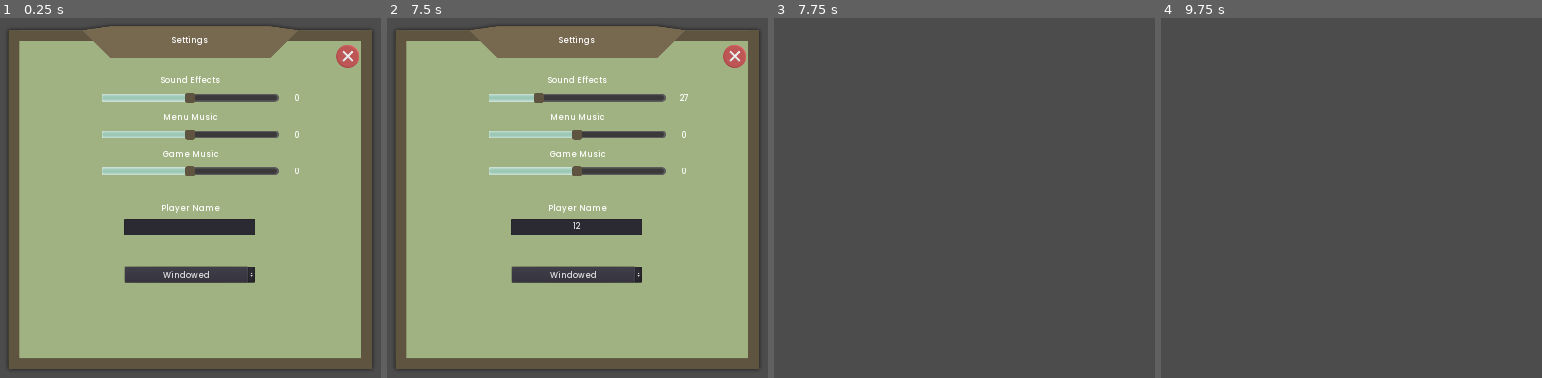
Above: before the commit, frames 1-4 (left to right).
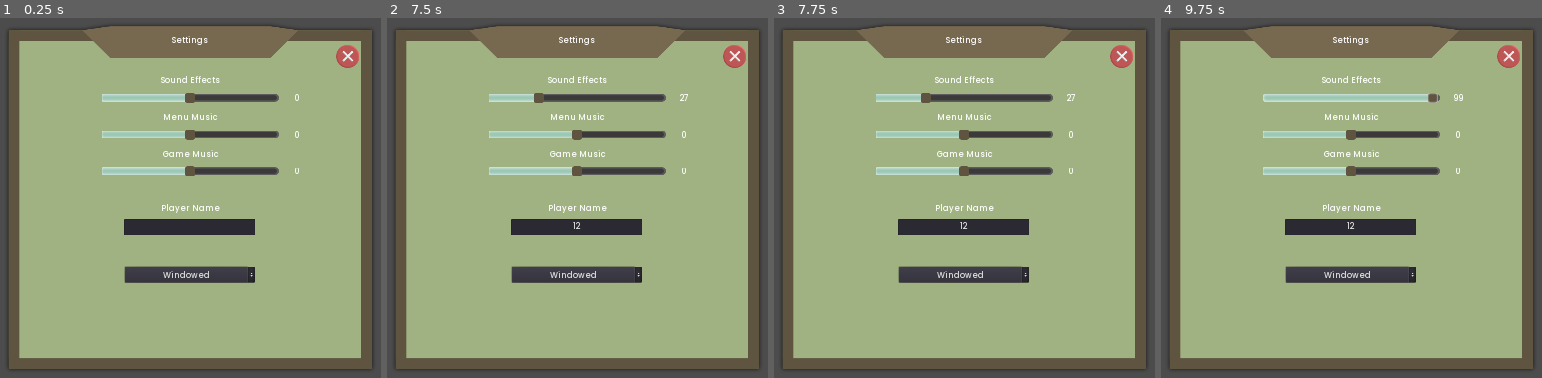
Above: after the commit, the same moments.

Repository: Spootikai/family_splatters
Game: Godot game, scene res://scenes/Settings.tscn
Same seed, same stepped clock (60 frames per second), same inputs: the game is played once before the commit and once after it. This scene is started directly instead of the project's main scene.
Inputs (mouse positions are in pixels of both pictures, inside the frame that each line leads up to):
- Up to frame 1 (0.25 s): no input
- Up to frame 2 (7.5 s): click (577, 226) at 0.52 s; type "12" at 0.6 s; click "Windowed" at 1.25 s; tap Enter (ui_accept) at 2, 2.27, 2.75, 3.02, 3.5, 4.25, 4.52, 5, 5.27, 5.75, 6.02 s; move the mouse to (756, 176) at 2.02 s; press the mouse at (756, 176) at 2.03 s; hold Up (ui_up) 2.03-2.78 s; move the mouse to (417, 219) at 2.77 s; release the mouse at (417, 219) at 2.78 s; right-click (417, 219) at 2.85 s; move the mouse to (657, 100) at 3.52 s; press the mouse at (657, 100) at 3.53 s; hold Up (ui_up) 3.53-5.03 s; move the mouse to (539, 288) at 4.27 s; release the mouse at (539, 288) at 4.28 s; right-click (539, 288) at 4.35 s; move the mouse to (outside the picture) at 5.02 s; press the mouse at (outside the picture) at 5.03 s; tap Escape (escape) at 5.65 s; move the mouse to (outside the picture) at 5.77 s; release the mouse at (outside the picture) at 5.78 s; right-click (outside the picture) at 5.85 s; move the mouse to (619, 198) at 6.52 s; press the mouse at (619, 198) at 6.53 s; move the mouse to (459, 86) at 7.27 s; release the mouse at (459, 86) at 7.28 s; hold Up (ui_up) from 7.28 s (still down); right-click (459, 86) at 7.35 s
- Up to frame 3 (7.75 s): keep holding Up (ui_up); tap Enter (ui_accept) at 7.52 s
- Up to frame 4 (9.75 s): move the mouse to (1530, 176) at 8.02 s; press the mouse at (1530, 176) at 8.03 s; tap Enter (ui_accept) at 8.27, 9.02 s; move the mouse to (1191, 219) at 8.77 s; release the mouse at (1191, 219) at 8.78 s; right-click (1191, 219) at 8.85 s; move the mouse to (1431, 100) at 9.52 s; release Up (ui_up) at 9.53 s; press the mouse at (1431, 100) at 9.53 s

Frames 1-2 are identical in both runs. In frame 3, 78% of the frame differs, in the area x 2-95%, y 2-98%; in frame 4, 79%.
Error after the commit: Invalid get index 'selected' (on base: 'null instance'). (res://scenes/Settings.gd:17)

Commit message:
Add files via upload

Diff:
--- a/scenes/Lobby.gd
+++ b/scenes/Lobby.gd
@@ -1,41 +1,44 @@
 extends Control
 
-onready var colorpicker_instance = preload("res://scenes/ColorPicker.tscn")
 
 
+onready var colorpicker_instance = preload("res://scenes/ColorPicker.tscn")
 func _ready():
+	Server.connect("server_update", self, "_on_server_update")
+	Server.finishLoading()
+
+	# Create an instance of the color picker menu as soon as the lobby is loaded
 	var new_colorpicker = colorpicker_instance.instance()
 	$CenterContainer.add_child(new_colorpicker)
 
 func _process(delta):
-	# Every tick the button will be enabled if the player is host, and disabled otherwise
+	# Recreate the colorpicker if it has been closed
+	if get_node_or_null("CenterContainer/ColorPicker") == null:
+		if Input.is_action_just_pressed("color_picker"):
+			var new_colorpicker = colorpicker_instance.instance()
+			$CenterContainer.add_child(new_colorpicker)
+	else:
+		if Input.is_action_just_pressed("color_picker"):
+			$CenterContainer.get_node("ColorPicker").queue_free()
+
+onready var lobby_icon_instance = preload("res://scenes/LobbyIcon.tscn")
+func _on_server_update():
+	# Every update the button will be enabled if the player is host, and disabled otherwise
 	$CenterContainer/Button.disabled = !PlayerSettings.is_host
 
-	# Recreate the colorpicker
-	if get_node_or_null("CenterContainer/ColorPicker") == null:
-		if Input.is_action_just_pressed("escape"):
-			var new_colorpicker = colorpicker_instance.instance()
-			$CenterContainer.add_child(new_colorpicker)
+	for icon in $IconHolder.get_children():
+		icon.queue_free()
+
+	for icon_number in Server.players.size():
+		var new_lobby_icon = lobby_icon_instance.instance()
+		$IconHolder.add_child(new_lobby_icon)
+
+		for player_id in Server.players:
+			var player = Server.players[player_id]
+			print(player)
+			if player.order == icon_number:
+				new_lobby_icon.get_node("Sprite").modulate = player.color
+				new_lobby_icon.get_node("Label").text = player.title
 
 func _on_Button_pressed():
-	Server.startGameRequest()
-
-var lobby_icon_instance = preload("res://scenes/LobbyIcon.tscn")
-func updateLobbyIcons():
-	if $IconHolder.get_child_count() == Server.players.keys().size():
-		for i in Server.players.keys().size():
-			var child = $IconHolder.get_child(i)
-			var key = Server.players.keys()[i]
-
-			child.get_node("Sprite").modulate = Server.players[key][0]
-			child.get_node("Label").text = Server.players[key][1]
-	else:
-		if $IconHolder.get_child_count() < Server.players.keys().size():
-			var new_lobby_icon = lobby_icon_instance.instance()
-			$IconHolder.add_child(new_lobby_icon)
-		if $IconHolder.get_child_count() > Server.players.keys().size():
-			for child in $IconHolder.get_children():
-				if Server.players.keys().find(child.player_id):
-					pass
-				else:
-					child.queue_free()
+	Server.requestStartGame()
--- a/scenes/Lobby.tscn
+++ b/scenes/Lobby.tscn
@@ -1,18 +1,30 @@
-
-[gd_scene load_steps=3 format=2]
+[gd_scene load_steps=7 format=2]
 
 [ext_resource path="res://scenes/Lobby.gd" type="Script" id=1]
 [ext_resource path="res://themes/main_menu.tres" type="Theme" id=2]
+[ext_resource path="res://assets/UI Art/Menu_Background.png" type="Texture" id=3]
+[ext_resource path="res://fonts/BRLNSDB.TTF" type="DynamicFontData" id=4]
+
+[sub_resource type="DynamicFont" id=1]
+size = 256
+font_data = ExtResource( 4 )
+
+[sub_resource type="Theme" id=2]
+default_font = SubResource( 1 )
 
 [node name="Lobby" type="Control"]
 anchor_right = 1.0
 anchor_bottom = 1.0
+margin_top = 2.0
+margin_bottom = 2.0
 theme = ExtResource( 2 )
 script = ExtResource( 1 )
 
 [node name="IconHolder" type="HBoxContainer" parent="."]
-margin_right = 1920.0
-margin_bottom = 236.0
+margin_left = 280.0
+margin_right = 5336.0
+margin_bottom = 540.0
+rect_scale = Vector2( 0.25, 0.25 )
 size_flags_horizontal = 0
 
 [node name="CenterContainer" type="CenterContainer" parent="."]
@@ -27,4 +39,18 @@
 disabled = true
 text = "Start The Game!!!"
 
+[node name="StartLabel" type="Label" parent="CenterContainer"]
+visible = false
+margin_left = 130.0
+margin_top = 395.0
+margin_right = 1789.0
+margin_bottom = 685.0
+theme = SubResource( 2 )
+text = "Game Starting"
+
+[node name="MenuBackground" type="Sprite" parent="."]
+position = Vector2( 960, 537 )
+z_index = -1
+texture = ExtResource( 3 )
+
 [connection signal="pressed" from="CenterContainer/Button" to="." method="_on_Button_pressed"]
--- a/scenes/MainMenu.gd
+++ b/scenes/MainMenu.gd
@@ -2,11 +2,23 @@
 extends Control
 
 func _on_Button_pressed():
+	if $VBoxContainer/Adress.text == "Server":
+		$VBoxContainer/Adress.text = "35.160.170.69"
 	Server.connect_to_server($VBoxContainer/Adress.text)
+	_update()
 
-func _ready():
-	_on_Username_text_changed()
+func _update():
+	PlayerSettings.title = $VBoxContainer/Username.text
 
 # Update player settings
 func _on_Username_text_changed():
-	PlayerSettings.title = $VBoxContainer/Username.text
+	_update()
+
+
+func _on_TextureButton_toggled(button_pressed):
+	pass
+
+func _on_TextureButton_pressed():
+	var settings_menu_instance = preload("res://scenes/Settings.tscn")
+	var new_menu = settings_menu_instance.instance()
+	self.add_child(new_menu)
--- a/scenes/MainMenu.tscn
+++ b/scenes/MainMenu.tscn
@@ -1,7 +1,12 @@
-[gd_scene load_steps=3 format=2]
+[gd_scene load_steps=8 format=2]
 
 [ext_resource path="res://themes/main_menu.tres" type="Theme" id=1]
 [ext_resource path="res://scenes/MainMenu.gd" type="Script" id=2]
+[ext_resource path="res://assets/UI Art/Menu_Background.png" type="Texture" id=3]
+[ext_resource path="res://assets/UI Art/logotype_x2.1.png" type="Texture" id=4]
+[ext_resource path="res://assets/UI Art/settings_button.png" type="Texture" id=5]
+[ext_resource path="res://assets/UI Art/settings_button_pressed.png" type="Texture" id=6]
+[ext_resource path="res://assets/UI Art/settings_button_hover.png" type="Texture" id=7]
 
 [node name="MainMenu" type="Control"]
 anchor_right = 1.0
@@ -10,14 +15,13 @@
 script = ExtResource( 2 )
 
 [node name="VBoxContainer" type="VBoxContainer" parent="."]
-anchor_left = 0.5
-anchor_top = 0.5
-anchor_right = 0.5
-anchor_bottom = 0.5
-margin_left = -400.0
-margin_top = -170.0
-margin_right = 400.0
-margin_bottom = 170.0
+anchor_top = 1.0
+anchor_bottom = 1.0
+margin_left = 50.0
+margin_top = -280.0
+margin_right = 850.0
+margin_bottom = 60.0
+rect_scale = Vector2( 0.5, 0.5 )
 
 [node name="Button" type="Button" parent="VBoxContainer"]
 margin_right = 800.0
@@ -31,15 +35,36 @@
 margin_right = 800.0
 margin_bottom = 226.0
 rect_min_size = Vector2( 0, 110 )
-text = "Spooticus"
 
 [node name="Adress" type="TextEdit" parent="VBoxContainer"]
 margin_top = 230.0
 margin_right = 800.0
 margin_bottom = 340.0
 rect_min_size = Vector2( 0, 110 )
+text = "127.0.0.1"
 
-text = "35.160.170.69"
+[node name="MenuBackground" type="Sprite" parent="."]
+position = Vector2( 959, 539 )
+z_index = -1
+z_as_relative = false
+texture = ExtResource( 3 )
+
+[node name="LogotypeX21" type="Sprite" parent="."]
+position = Vector2( 992, 536 )
+scale = Vector2( 0.932836, 0.932836 )
+texture = ExtResource( 4 )
+
+[node name="TextureButton" type="TextureButton" parent="."]
+margin_left = 50.0
+margin_top = 50.0
+margin_right = 234.0
+margin_bottom = 226.0
+rect_scale = Vector2( 0.5, 0.5 )
+texture_normal = ExtResource( 5 )
+texture_pressed = ExtResource( 6 )
+texture_hover = ExtResource( 7 )
 
 [connection signal="pressed" from="VBoxContainer/Button" to="." method="_on_Button_pressed"]
 [connection signal="text_changed" from="VBoxContainer/Username" to="." method="_on_Username_text_changed"]
+[connection signal="pressed" from="TextureButton" to="." method="_on_TextureButton_pressed"]
+[connection signal="toggled" from="TextureButton" to="." method="_on_TextureButton_toggled"]
--- a/scenes/Settings.gd
+++ b/scenes/Settings.gd
@@ -6,8 +6,8 @@
 # Called when the node enters the scene tree for the first time.
 func _ready():
 	if(screenSizes < 2):
-		get_node("Panel/OptionButton").add_item("Windowed")
-		get_node("Panel/OptionButton").add_item("Fullscreen")
+		get_node("Panel/Window_Mode").add_item("Windowed")
+		get_node("Panel/Window_Mode").add_item("Fullscreen")
 		screenSizes+=2
 
 func _on_TextureButton_pressed():
@@ -22,12 +22,12 @@
 	$Panel/Volume_Level.text = str(value)
 
 
-func _on_MenuMusic_value_changed(value):
-	$Panel/Menu_Level.text = str(value)
+func _on_MenuMusic_value_changed(value1):
+	$Panel/Menu_Level.text = str(value1)
 
 
-func _on_GameMusic_value_changed(value):
-	$Panel/Game_Level.text = str(value)
+func _on_GameMusic_value_changed(value2):
+	$Panel/Game_Level.text = str(value2)
 
 # Get name from the name textbox
 func _on_LineEdit_text_changed(new_text):
@@ -36,7 +36,7 @@
 
 
 
-func _on_OptionButton_item_selected(index):
+func _on_Window_Mode_item_selected(index):
 	if(index == 0):
 		print("Windowed Mode")
 	if(index == 1):
--- a/scenes/Settings.tscn
+++ b/scenes/Settings.tscn
@@ -15,6 +15,8 @@
 texture = ExtResource( 4 )
 region_rect = Rect2( 0, 0, 930, 890 )
 
+[sub_resource type="Theme" id=5]
+
 [sub_resource type="StyleBoxTexture" id=2]
 texture = ExtResource( 9 )
 region_rect = Rect2( 0, 0, 411, 19 )
@@ -26,8 +28,6 @@
 [sub_resource type="StyleBoxTexture" id=3]
 texture = ExtResource( 10 )
 region_rect = Rect2( 0, 0, 401, 12 )
-
-[sub_resource type="Theme" id=5]
 
 [node name="Control" type="Control"]
 anchor_right = 1.0
@@ -46,6 +46,17 @@
 rect_pivot_offset = Vector2( 509, 246 )
 theme = ExtResource( 1 )
 custom_styles/panel = SubResource( 1 )
+
+[node name="SettingsLabel" type="Label" parent="Panel"]
+anchor_left = 0.5
+anchor_right = 0.5
+margin_left = -88.5
+margin_top = 33.0
+margin_right = 88.5
+margin_bottom = 61.0
+theme = SubResource( 5 )
+text = "Settings"
+align = 1
 
 [node name="ExitButton" type="TextureButton" parent="Panel"]
 anchor_right = 0.083
@@ -58,6 +69,16 @@
 texture_pressed = ExtResource( 6 )
 texture_hover = ExtResource( 2 )
 
+[node name="Sound" type="Label" parent="Panel"]
+anchor_left = 0.5
+anchor_right = 0.5
+margin_left = -88.5
+margin_top = 129.0
+margin_right = 88.5
+margin_bottom = 157.0
+text = "Sound Effects"
+align = 1
+
 [node name="VolumeSlider" type="HSlider" parent="Panel"]
 anchor_left = 0.5
 anchor_right = 0.5
@@ -72,27 +93,6 @@
 custom_styles/grabber_area = SubResource( 3 )
 value = 50.0
 
-[node name="SettingsLabel" type="Label" parent="Panel"]
-anchor_left = 0.5
-anchor_right = 0.5
-margin_left = -88.5
-margin_top = 33.0
-margin_right = 88.5
-margin_bottom = 61.0
-theme = SubResource( 5 )
-text = "Settings"
-align = 1
-
-[node name="Sound" type="Label" parent="Panel"]
-anchor_left = 0.5
-anchor_right = 0.5
-margin_left = -88.5
-margin_top = 129.0
-margin_right = 88.5
-margin_bottom = 157.0
-text = "Sound Effects"
-align = 1
-
 [node name="Volume_Level" type="Label" parent="Panel"]
 margin_left = 686.0
 margin_top = 171.5
@@ -101,25 +101,15 @@
 text = "0"
 align = 1
 
-[node name="Player_Name" type="Label" parent="Panel"]
-anchor_left = 0.5
-anchor_top = 0.443
-anchor_right = 0.5
-anchor_bottom = 0.443
-margin_left = -92.0
-margin_top = 58.45
-margin_right = 92.0
-margin_bottom = 88.45
-text = "Player Name"
-align = 1
-
-[node name="LineEdit" type="LineEdit" parent="Panel"]
-margin_left = 291.0
-margin_top = 477.0
-margin_right = 606.0
-margin_bottom = 515.0
-align = 1
-max_length = 12
+[node name="Menu_Music_Label" type="Label" parent="Panel"]
+anchor_left = 0.5
+anchor_right = 0.5
+margin_left = -88.5
+margin_top = 218.0
+margin_right = 88.5
+margin_bottom = 246.0
+text = "Menu Music"
+align = 1
 
 [node name="MenuMusic" type="HSlider" parent="Panel"]
 anchor_left = 0.5
@@ -135,16 +125,6 @@
 custom_styles/grabber_area = SubResource( 3 )
 value = 50.0
 
-[node name="Menu_Music_Label" type="Label" parent="Panel"]
-anchor_left = 0.5
-anchor_right = 0.5
-margin_left = -88.5
-margin_top = 218.0
-margin_right = 88.5
-margin_bottom = 246.0
-text = "Menu Music"
-align = 1
-
 [node name="Menu_Level" type="Label" parent="Panel"]
 margin_left = 686.0
 margin_top = 259.5
@@ -185,7 +165,27 @@
 text = "0"
 align = 1
 
-[node name="OptionButton" type="OptionButton" parent="Panel"]
+[node name="Player_Name" type="Label" parent="Panel"]
+anchor_left = 0.5
+anchor_top = 0.443
+anchor_right = 0.5
+anchor_bottom = 0.443
+margin_left = -92.0
+margin_top = 58.45
+margin_right = 92.0
+margin_bottom = 88.45
+text = "Player Name"
+align = 1
+
+[node name="LineEdit" type="LineEdit" parent="Panel"]
+margin_left = 291.0
+margin_top = 477.0
+margin_right = 606.0
+margin_bottom = 515.0
+align = 1
+max_length = 12
+
+[node name="Window_Mode" type="OptionButton" parent="Panel"]
 margin_left = 293.0
 margin_top = 591.0
 margin_right = 605.0
@@ -195,10 +195,11 @@
 
 [connection signal="pressed" from="Panel/ExitButton" to="." method="_on_TextureButton_pressed"]
 [connection signal="value_changed" from="Panel/VolumeSlider" to="." method="_on_VolumeSlider_value_changed"]
-[connection signal="text_changed" from="Panel/LineEdit" to="." method="_on_LineEdit_text_changed"]
 [connection signal="value_changed" from="Panel/MenuMusic" to="." method="_on_VolumeSlider_value_changed"]
 [connection signal="value_changed" from="Panel/MenuMusic" to="." method="_on_MenuMusic_value_changed"]
 [connection signal="value_changed" from="Panel/GameMusic" to="." method="_on_GameMusic_value_changed"]
 [connection signal="value_changed" from="Panel/GameMusic" to="." method="_on_VolumeSlider_value_changed"]
 [connection signal="value_changed" from="Panel/GameMusic" to="." method="_on_MenuMusic_value_changed"]
-[connection signal="item_selected" from="Panel/OptionButton" to="." method="_on_OptionButton_item_selected"]
+[connection signal="text_changed" from="Panel/LineEdit" to="." method="_on_LineEdit_text_changed"]
+[connection signal="item_selected" from="Panel/Window_Mode" to="." method="_on_OptionButton_item_selected"]
+[connection signal="item_selected" from="Panel/Window_Mode" to="." method="_on_Window_Mode_item_selected"]
